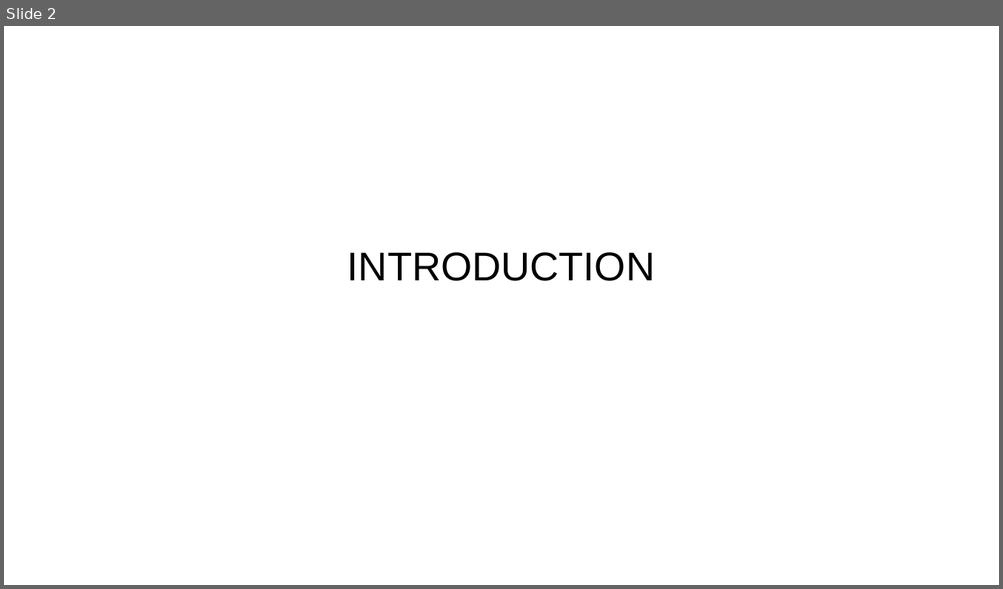
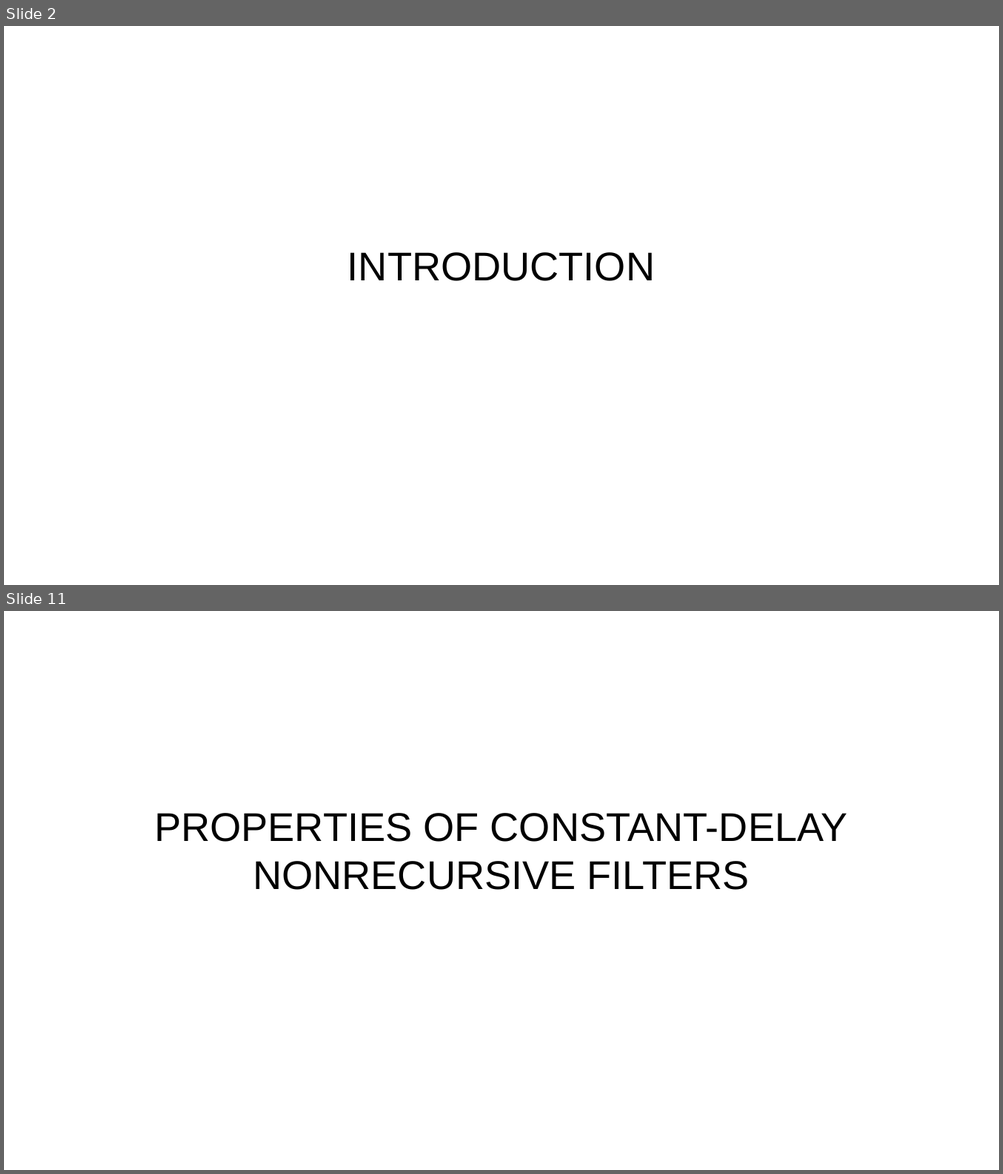
Before and after one commit to miftanurfarid/pengolahan_sinyal_digital, a slide deck: slide/2022/09.design_of_nonrecursive_(fir)_filters/09.design_of_nonrecursive_(fir)_filters.odp. Shown one above the other, each under a label of ours: slide 2 before the commit, slides 2 and 11 after it; the slides between them are not shown. The pictures are 1003x589 and 1003x1174 pixels, drawn with LibreOffice and Linux fonts; fonts in the diff are those of the drawing; background and template pictures are left out. Boxes give left, top, right and bottom in pixels: in the first picture for what was removed or moved away, otherwise in the second. Text is boxed around its words. In the diff, an @@ line names an element or a change of style, - is before the commit and + after.

```diff
--- a/slide/2022/09.design_of_nonrecursive_(fir)_filters/09.design_of_nonrecursive_(fir)_filters.odp
+++ b/slide/2022/09.design_of_nonrecursive_(fir)_filters/09.design_of_nonrecursive_(fir)_filters.odp
@@ slide 11 added at [4,611,999,1170], background #FFFFFF @@
@@ subtitle added at [154,813,848,890], 32 pt, text #000000 @@
+PROPERTIES OF CONSTANT-DELAY
+NONRECURSIVE FILTERS
```
Also in this commit, not shown: 4 slides changed, 6 other slides added, 61 slides removed.
